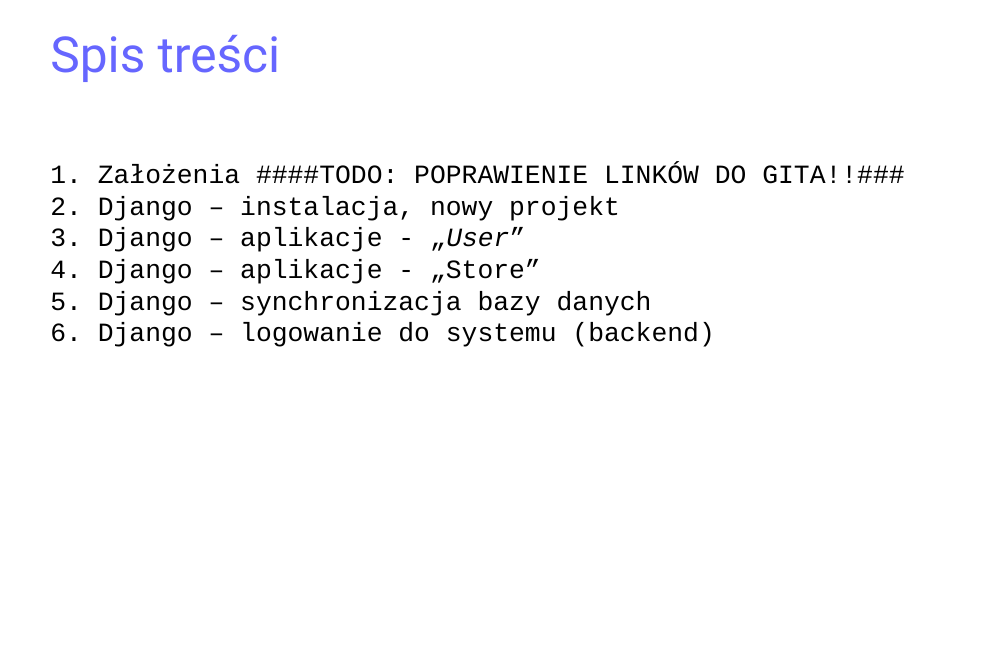
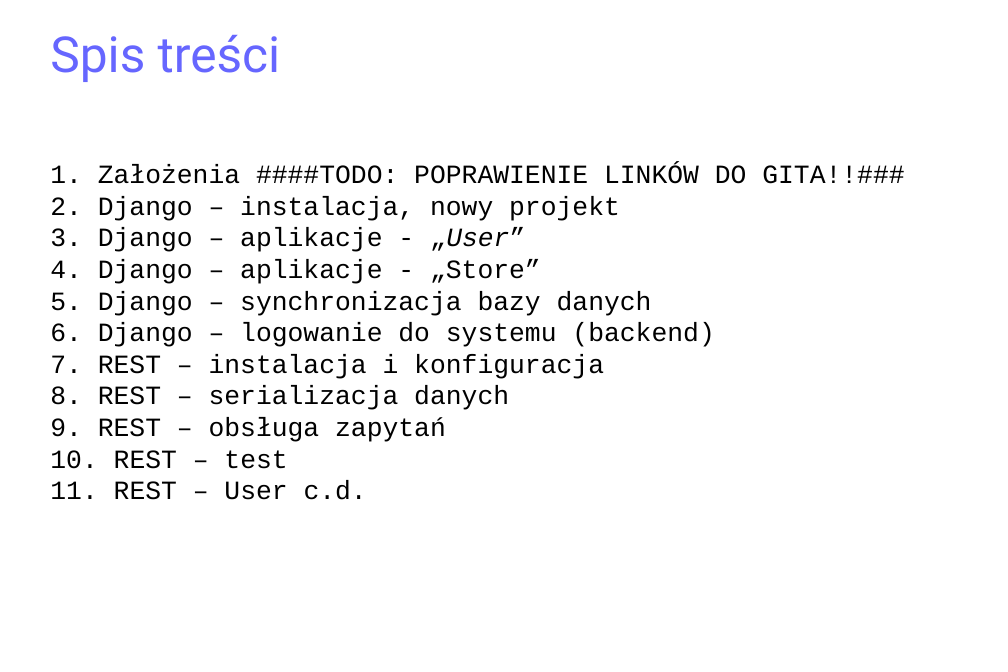
Before and after one commit to matulik/reinyzagam, a slide deck: slide 2 of Docs/presentation.odp. Drawn at 1008x672 pixels with LibreOffice and Linux fonts; fonts in the diff are those of the drawing. Boxes give left, top, right and bottom in pixels: in the first picture for what was removed or moved away, otherwise in the second. Text is boxed around its words. In the diff, an @@ line names an element or a change of style, - is before the commit and + after.

```diff
--- a/Docs/presentation.odp
+++ b/Docs/presentation.odp
@@ subtitle at (x1=98, y1=354, x2=604, y2=500): paragraphs added @@
+7. REST – instalacja i konfiguracja
+8. REST – serializacja danych
+9. REST – obsługa zapytań
+10. REST – test
+11. REST – User c.d.
```
Also in this commit, not shown: 15 other slides changed, 11 slides added, 8 other files.
